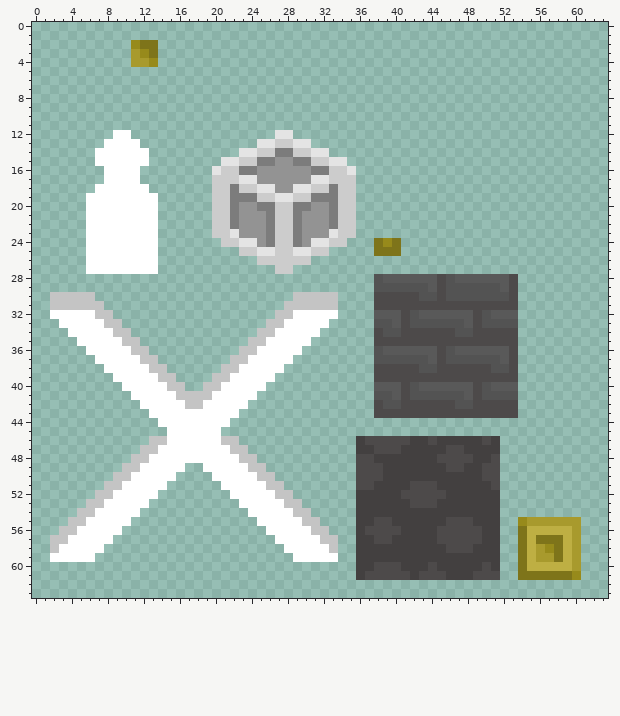
Pixel-art sprite: assets/sprites/sprites.png. The first picture shows the starting point.
The file is 64x64 pixels. Colours within 5 levels of each other are drawn and written as one. The old version is drawn lined up with the new one.
New version:
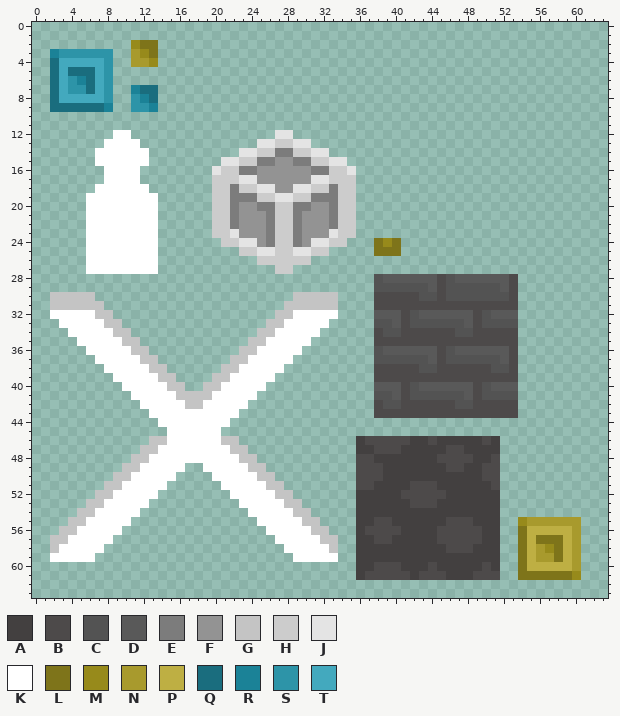
Palette (. is transparent): A #434040  B #4d4a4a  C #535353  D #595959  E #7c7c7c  F #939393  G #c4c4c4  H #cccccc  J #e4e4e4  K #ffffff  L #7e741a  M #978a1b  N #a89a2d  P #beaf43  Q #1a6d7e  R #1b8297  S #2d94a8  T #43a9be
What changed:
drawings rearranged on the sheet (the old picture shows each at its new place)
y 3: x 2..8 ....... -> RSSSSSS
y 4: x 2..8 ....... -> QTTTTTS
y 5: x 2..8 ....... -> QTQQQTS
y 6: x 2..8 ....... -> QTSRQTS
y 7: x 2..8 ....... -> QTSSQTS; x 11..13 ... -> RQQ
y 8: x 2..8 ....... -> QTTTTTS; x 11..13 ... -> SRQ
y 9: x 2..8 ....... -> QQQQQQR; x 11..13 ... -> SSR
Boxes around the changes in both pictures, in picture pixels (x1, y1, x2, y2):
added: (50, 49, 158, 112)
